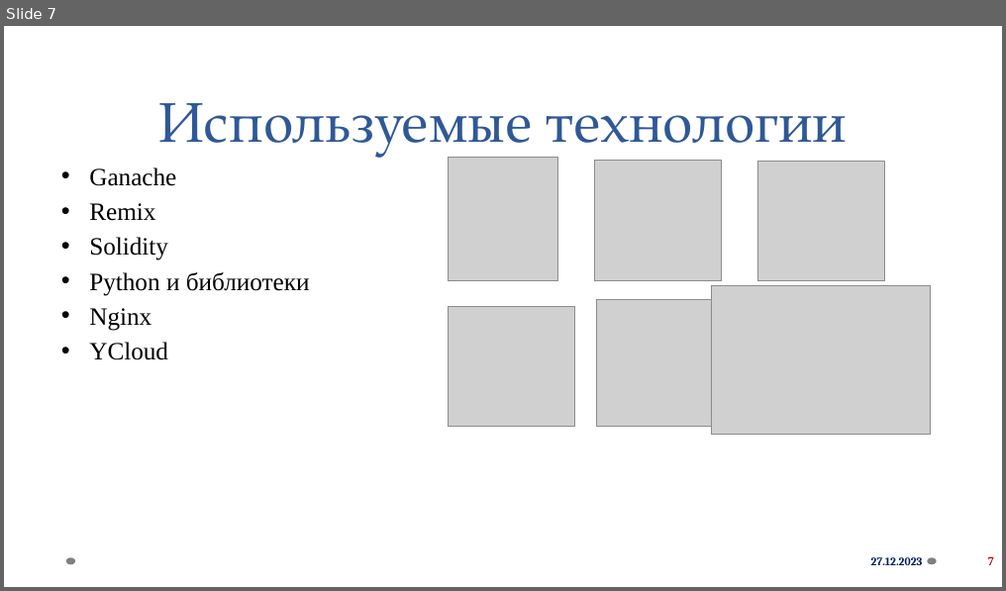
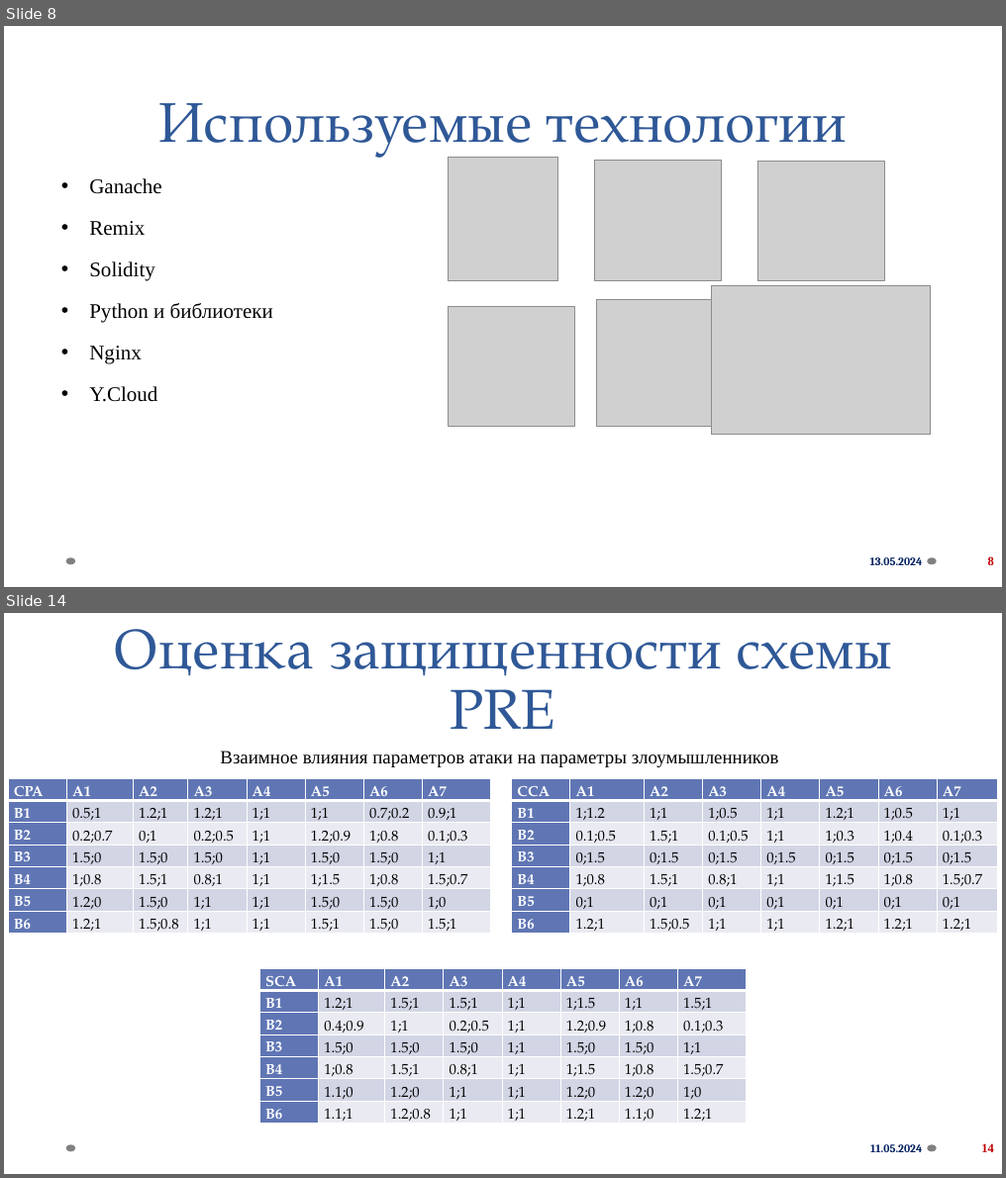
Before and after one commit to mikeezq/pre-system, a slide deck: docs/Книр_КорниловМ.А..pptx. Shown one above the other, each under a label of ours: slide 7 before the commit, slides 8 and 14 after it; the slides between them are not shown. The pictures are 1006x591 and 1006x1178 pixels, drawn with LibreOffice and Linux fonts; fonts in the diff are those of the drawing; grey boxes stand for pictures; background and template pictures are left out. Boxes give left, top, right and bottom in pixels: in the first picture for what was removed or moved away, otherwise in the second. Text is boxed around its words. In the diff, an @@ line names an element or a change of style, - is before the commit and + after.

```diff
--- a/docs/Книр_КорниловМ.А..pptx
+++ b/docs/Книр_КорниловМ.А..pptx
@@ slide 14 added at [4,613,1002,1174], background picture (left out); not listed: 2 template elements that a slide beside it also shows @@
@@ title added at [114,629,892,729], 54 pt, text #2F5897 @@
+Оценка защищенности схемы PRE
@@ text added at [220,751,779,767], 18 pt, text #000000 @@
+Взаимное влияния параметров атаки на параметры злоумышленников
@@ table added at [9,779,490,943], 7 rows, 8 columns @@
+CPA | A1 | A2 | A3 | A4 | A5 | A6 | A7
+B1 | 0.5;1 | 1.2;1 | 1.2;1 | 1;1 | 1;1 | 0.7;0.2 | 0.9;1
+B2 | 0.2;0.7 | 0;1 | 0.2;0.5 | 1;1 | 1.2;0.9 | 1;0.8 | 0.1;0.3
+B3 | 1.5;0 | 1.5;0 | 1.5;0 | 1;1 | 1.5;0 | 1.5;0 | 1;1
+B4 | 1;0.8 | 1.5;1 | 0.8;1 | 1;1 | 1;1.5 | 1;0.8 | 1.5;0.7
+B5 | 1.2;0 | 1.5;0 | 1;1 | 1;1 | 1.5;0 | 1.5;0 | 1;0
+B6 | 1.2;1 | 1.5;0.8 | 1;1 | 1;1 | 1.5;1 | 1.5;0 | 1.5;1
@@ table added at [512,779,997,1125], 7 rows, 8 columns @@
+CCA | A1 | A2 | A3 | A4 | A5 | A6 | A7
+B1 | 1;1.2 | 1;1 | 1;0.5 | 1;1 | 1.2;1 | 1;0.5 | 1;1
+B2 | 0.1;0.5 | 1.5;1 | 0.1;0.5 | 1;1 | 1;0.3 | 1;0.4 | 0.1;0.3
+B3 | 0;1.5 | 0;1.5 | 0;1.5 | 0;1.5 | 0;1.5 | 0;1.5 | 0;1.5
+B4 | 1;0.8 | 1.5;1 | 0.8;1 | 1;1 | 1;1.5 | 1;0.8 | 1.5;0.7
+B5 | 0;1 | 0;1 | 0;1 | 0;1 | 0;1 | 0;1 | 0;1
+B6 | 1.2;1 | 1.5;0.5 | 1;1 | 1;1 | 1.2;1 | 1.2;1 | 1.2;1
@@ table added at [260,969,746,1134], 7 rows, 8 columns @@
+SCA | A1 | A2 | A3 | A4 | A5 | A6 | A7
+B1 | 1.2;1 | 1.5;1 | 1.5;1 | 1;1 | 1;1.5 | 1;1 | 1.5;1
+B2 | 0.4;0.9 | 1;1 | 0.2;0.5 | 1;1 | 1.2;0.9 | 1;0.8 | 0.1;0.3
+B3 | 1.5;0 | 1.5;0 | 1.5;0 | 1;1 | 1.5;0 | 1.5;0 | 1;1
+B4 | 1;0.8 | 1.5;1 | 0.8;1 | 1;1 | 1;1.5 | 1;0.8 | 1.5;0.7
+B5 | 1.1;0 | 1.2;0 | 1;1 | 1;1 | 1.2;0 | 1.2;0 | 1;0
+B6 | 1.1;1 | 1.2;0.8 | 1;1 | 1;1 | 1.2;1 | 1.1;0 | 1.2;1
@@ text added at [870,1145,922,1153], 11 pt, text #002060, bold @@
+11.05.2024
@@ page number added at [981,1144,994,1153], 12 pt, text #C00000, bold @@
+14
@@ what was slide 7 is now slide 8 @@
@@ slide 8 changed as well @@
@@ text at [89,178,273,365]: size 24 to 20 pt in "Ganache", "Remix", "Solidity", "Python и библиотеки" and 1 more places; line spacing 1 to 1.5 @@
@@ text at [89,386,157,402]: text changed; size 24 to 20 pt @@
-• YCloud
+• Y.Cloud
@@ text at [870,558,923,566]: text changed @@
-27.12.2023
+13.05.2024
@@ page number at [988,556,994,569]: text changed @@
-7
+8
```
Also in this commit, not shown: 7 other slides changed, 5 other slides added, 7 other files.
